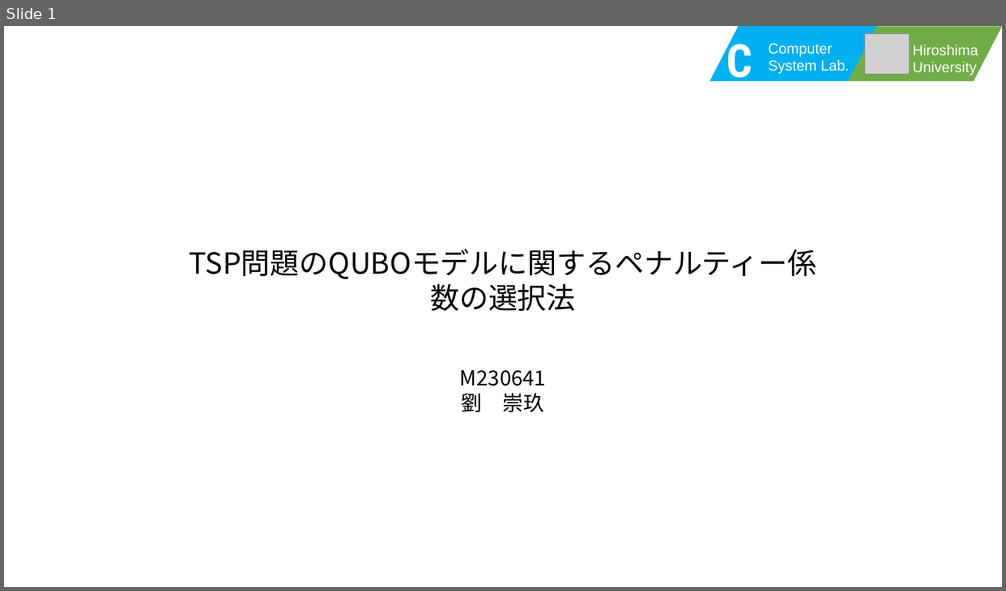
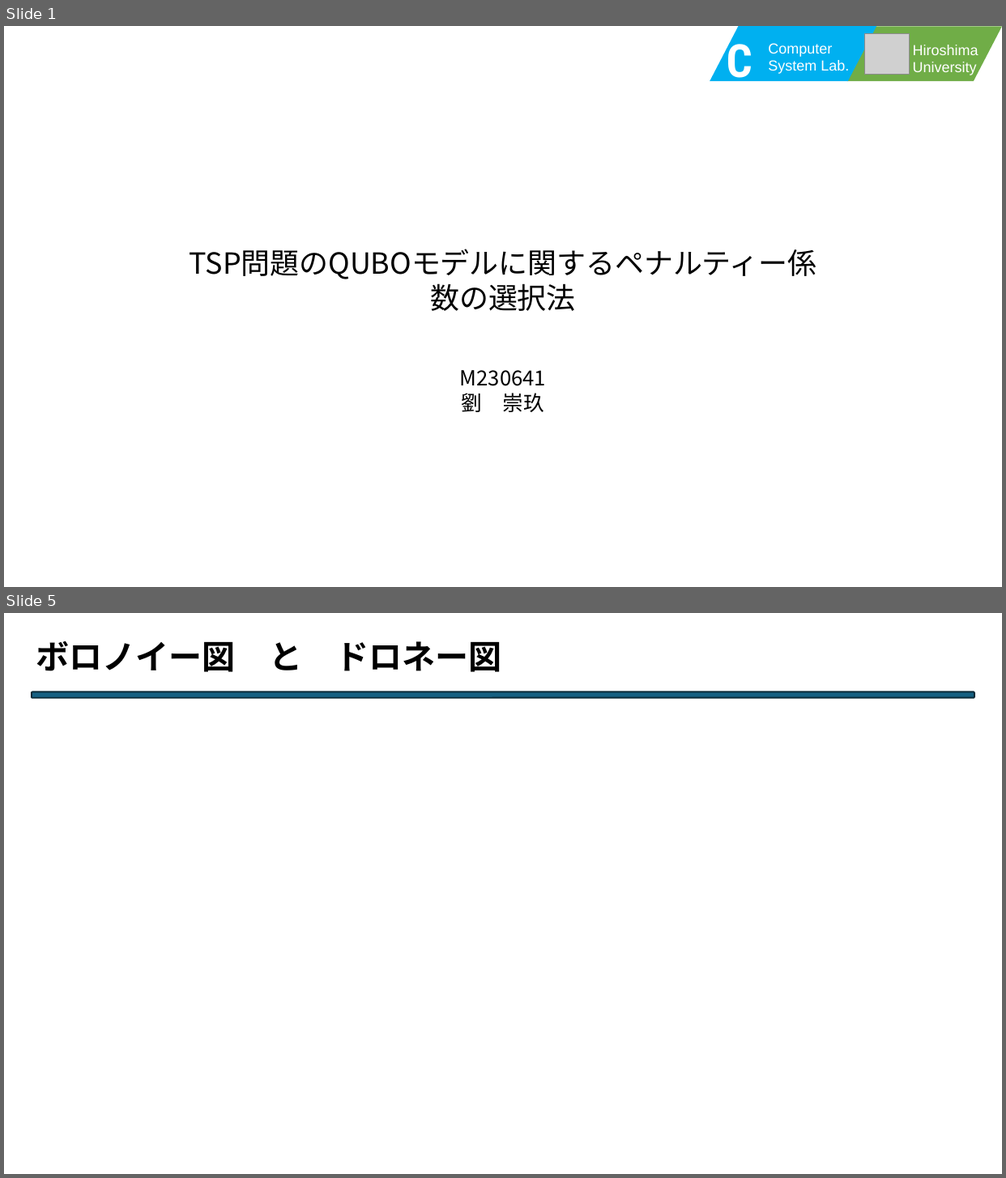
Before and after one commit to Legolas9999/chuukann, a slide deck: 中期.pptx. Shown one above the other, each under a label of ours: slide 1 before the commit, slides 1 and 5 after it; the slides between them are not shown. The pictures are 1006x591 and 1006x1178 pixels, drawn with LibreOffice and Linux fonts; fonts in the diff are those of the drawing; grey boxes stand for pictures. Boxes give left, top, right and bottom in pixels: in the first picture for what was removed or moved away, otherwise in the second. Text is boxed around its words. In the diff, an @@ line names an element or a change of style, - is before the commit and + after.

```diff
--- a/中期.pptx
+++ b/中期.pptx
@@ slide 5 added at box(4, 613, 1002, 1174), background #FFFFFF @@
@@ text added at box(36, 641, 501, 672), 32 pt, text #000000, bold @@
+ボロノイー図 と ドロネー図
@@ rounded rectangle added at box(32, 692, 975, 698), fill #156082, outline #092A39 1.5 pt @@
```
Also in this commit, not shown: 8 other slides added, 1 slide removed, 2 other files.
